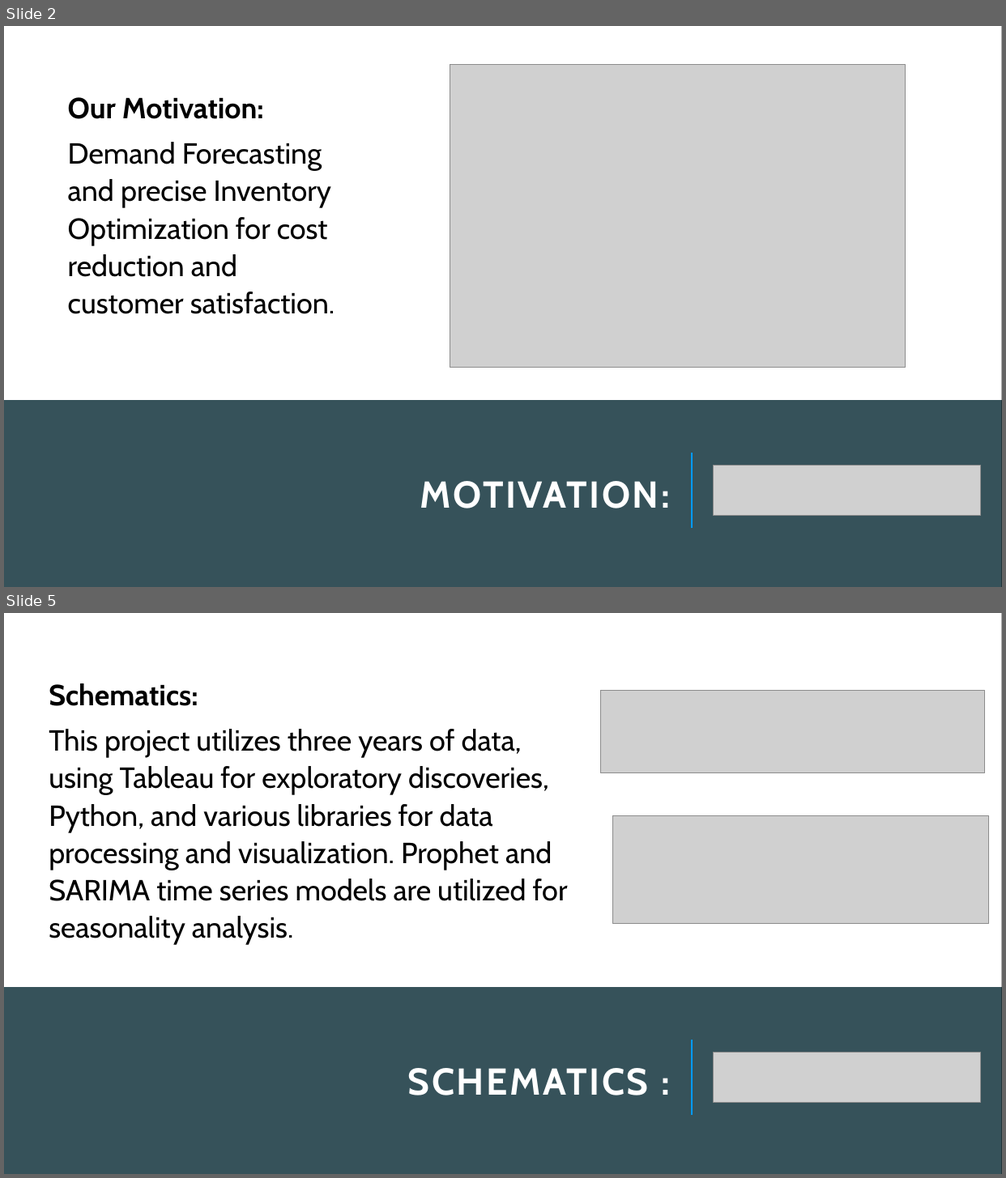
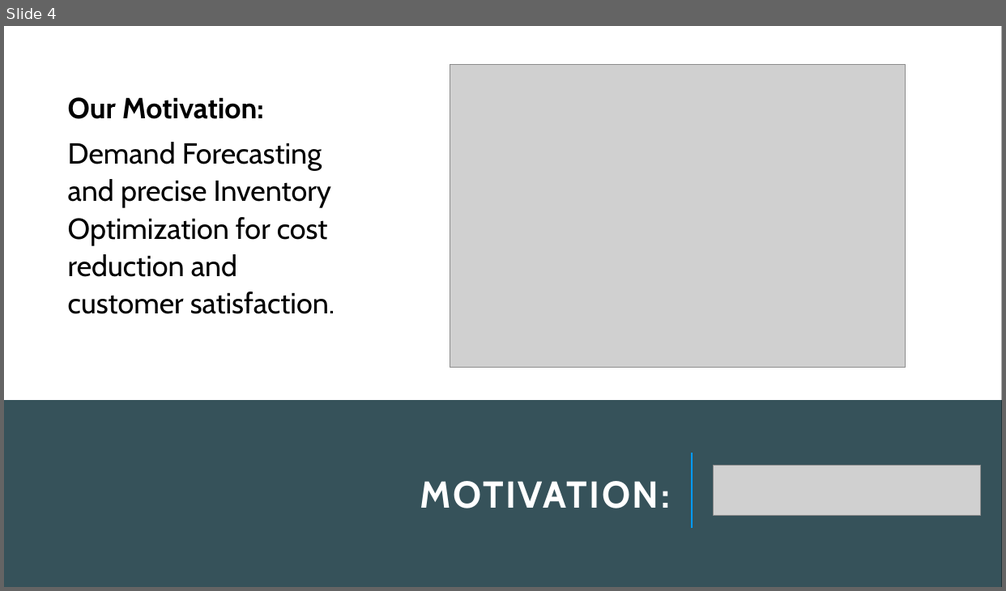
Before and after one commit to latleger/LHL-Project-Final, a slide deck: presentation/Presentation.pptm. Shown one above the other, each under a label of ours: slides 2 and 5 before the commit, slide 4 after it; the slides between them are not shown. The pictures are 1006x1178 and 1006x591 pixels, drawn with LibreOffice and Linux fonts; fonts in the diff are those of the drawing; grey boxes stand for pictures. Boxes give left, top, right and bottom in pixels: in the first picture for what was removed or moved away, otherwise in the second. Text is boxed around its words. In the diff, an @@ line names an element or a change of style, - is before the commit and + after.

```diff
--- a/presentation/Presentation.pptm
+++ b/presentation/Presentation.pptm
@@ slide 5 removed at bbox=[4, 613, 1002, 1174], background #000000 @@
@@ rectangle removed at bbox=[4, 613, 1002, 987] @@
@@ text removed at bbox=[49, 683, 568, 945] @@
-Schematics:
-This project utilizes three years of data, using Tableau for exploratory discoveries, Python, and various libraries for data processing and visualization. Prophet and SARIMA time series models are utilized for seasonality analysis.
@@ picture removed at bbox=[601, 690, 985, 773] @@
@@ picture removed at bbox=[613, 815, 989, 924] @@
@@ rectangle removed at bbox=[4, 987, 1002, 1174] @@
@@ line removed from (692, 1115) to (692, 1041) @@
@@ title removed at bbox=[408, 1068, 649, 1096] @@
-SCHEMATICS :
@@ picture removed at bbox=[714, 1053, 981, 1103] @@
@@ what was slide 2 is now slide 4 @@
```
Also in this commit, not shown: 4 slides changed, 3 slides added, 3 other slides removed, 2 other files.
